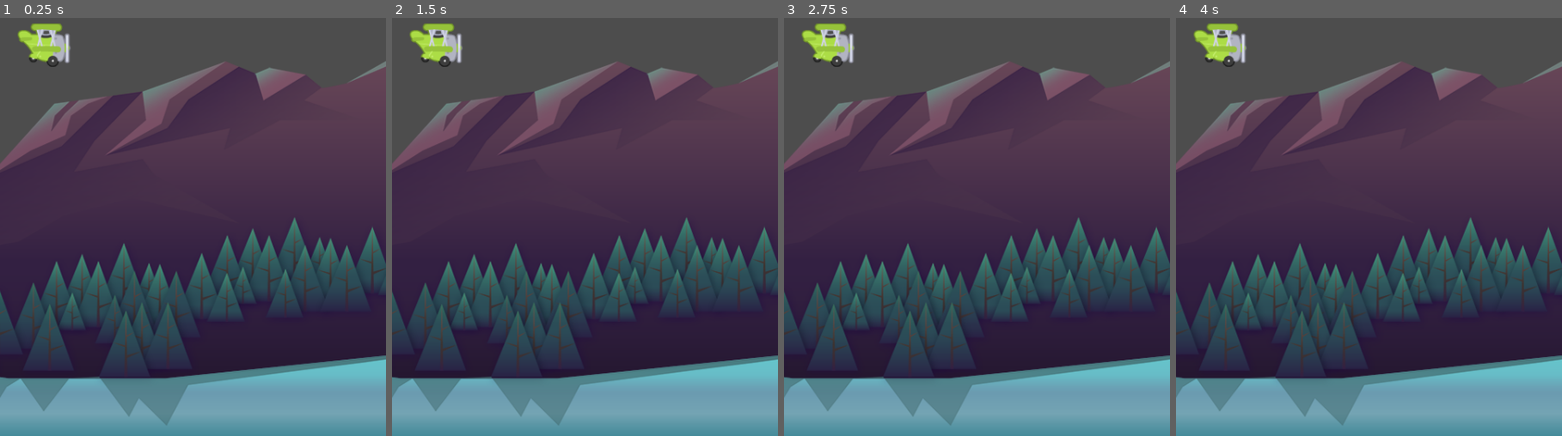
Above: before the commit, frames 1-4 (left to right).
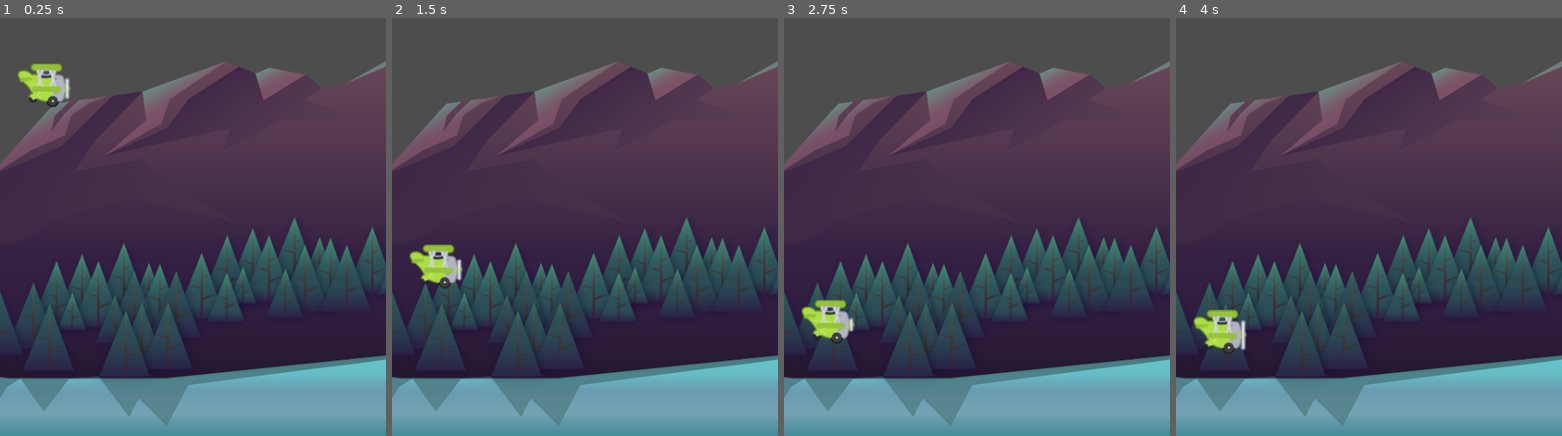
Above: after the commit, the same moments.

Repository: vanonselenp/jam
Game: Godot game, scene res://scenes/game/game.tscn
Two runs of this game, one before a commit and one after it. Both use one fixed random seed, a clock stepped at 60 frames per second and the inputs below. The project has no main scene, so this scene is started directly.
Inputs:
- Up to frame 1 (0.25 s): no input
- Up to frame 2 (1.5 s): tap Space (fly, bound only after the commit) at 0.6, 1.35 s
- Up to frame 3 (2.75 s): tap Space (fly, bound only after the commit) at 2.1 s
- Up to frame 4 (4 s): tap Space (fly, bound only after the commit) at 2.85, 3.6 s

The runs differ from the first frame. In frame 1, 1.8% of the frame differs, in the area x 4-19%, y 1-22%; in frame 2, 1.9%, in the area x 4-19%, y 1-65%; in frame 3, 1.8%; in frame 4, 1.9%.

Commit message:
main: progress

Diff:
--- a/jumpstart-godot/tappy/project.godot
+++ b/jumpstart-godot/tappy/project.godot
@@ -21,6 +21,14 @@
 window/dpi/allow_hidpi=false
 window/handheld/orientation=1
 
+[input]
+
+fly={
+"deadzone": 0.5,
+"events": [Object(InputEventKey,"resource_local_to_scene":false,"resource_name":"","device":-1,"window_id":0,"alt_pressed":false,"shift_pressed":false,"ctrl_pressed":false,"meta_pressed":false,"pressed":false,"keycode":0,"physical_keycode":32,"key_label":0,"unicode":32,"echo":false,"script":null)
+]
+}
+
 [rendering]
 
 renderer/rendering_method="mobile"
--- /dev/null
+++ b/jumpstart-godot/tappy/scenes/barrier/barrier.tscn
@@ -0,0 +1,10 @@
+[gd_scene load_steps=2 format=3 uid="uid://cxxs4jcind67j"]
+
+[sub_resource type="RectangleShape2D" id="RectangleShape2D_4rxbf"]
+size = Vector2(520, 20)
+
+[node name="Barrier" type="StaticBody2D"]
+
+[node name="CollisionShape2D" type="CollisionShape2D" parent="."]
+position = Vector2(237, 0)
+shape = SubResource("RectangleShape2D_4rxbf")
--- a/jumpstart-godot/tappy/scenes/game/game.tscn
+++ b/jumpstart-godot/tappy/scenes/game/game.tscn
@@ -1,7 +1,8 @@
-[gd_scene load_steps=3 format=3 uid="uid://c7ywl45418ju5"]
+[gd_scene load_steps=4 format=3 uid="uid://c7ywl45418ju5"]
 
 [ext_resource type="Texture2D" uid="uid://cl6yyut2d5l5w" path="res://assets/background/rocks_2.png" id="1_aod6g"]
 [ext_resource type="PackedScene" uid="uid://ba2u03d2pevfw" path="res://scenes/plane/plane.tscn" id="2_00mlv"]
+[ext_resource type="PackedScene" uid="uid://cxxs4jcind67j" path="res://scenes/barrier/barrier.tscn" id="3_77v7q"]
 
 [node name="Game" type="Node2D"]
 
@@ -11,3 +12,9 @@
 
 [node name="Plane" parent="." instance=ExtResource("2_00mlv")]
 position = Vector2(55, 368)
+
+[node name="Barrier" parent="." instance=ExtResource("3_77v7q")]
+position = Vector2(0, -13)
+
+[node name="Barrier2" parent="." instance=ExtResource("3_77v7q")]
+position = Vector2(0, 860)
--- /dev/null
+++ b/jumpstart-godot/tappy/scenes/plane/plane.gd
@@ -0,0 +1,34 @@
+extends CharacterBody2D
+
+
+@onready var animated_sprite_2d = $AnimatedSprite2D
+
+
+const GRAVITY: float = 1500.0
+const POWER: float = -500.0
+
+# Called when the node enters the scene tree for the first time.
+func _ready():
+	pass # Replace with function body.
+
+
+# Called every frame. 'delta' is the elapsed time since the previous frame.
+func _physics_process(delta):
+	fly(delta)
+
+	move_and_slide()
+
+	if is_on_floor():
+		animated_sprite_2d.stop()
+
+
+func fly(delta: float) -> void:
+	velocity.y += GRAVITY * delta
+
+	if Input.is_action_just_pressed("fly"):
+		velocity.y = POWER
+
+
+func death(delta: float) -> void:
+	set_physics_process(false)
+	animated_sprite_2d.stop()
--- a/jumpstart-godot/tappy/scenes/plane/plane.tscn
+++ b/jumpstart-godot/tappy/scenes/plane/plane.tscn
@@ -1,6 +1,7 @@
-[gd_scene load_steps=7 format=3 uid="uid://ba2u03d2pevfw"]
+[gd_scene load_steps=8 format=3 uid="uid://ba2u03d2pevfw"]
 
 [ext_resource type="Texture2D" uid="uid://dicsos2tpn8dl" path="res://assets/plane/planes_sheet.png" id="1_bcm35"]
+[ext_resource type="Script" path="res://scenes/plane/plane.gd" id="1_p5qhh"]
 
 [sub_resource type="AtlasTexture" id="AtlasTexture_jr6tf"]
 atlas = ExtResource("1_bcm35")
@@ -31,19 +32,21 @@
 }],
 "loop": true,
 "name": &"fly",
-"speed": 10.0
+"speed": 14.0
 }]
 
 [sub_resource type="CircleShape2D" id="CircleShape2D_pogt6"]
 radius = 25.0
 
 [node name="Plane" type="CharacterBody2D"]
+script = ExtResource("1_p5qhh")
 
 [node name="AnimatedSprite2D" type="AnimatedSprite2D" parent="."]
 scale = Vector2(0.75, 0.75)
 sprite_frames = SubResource("SpriteFrames_3tce6")
 animation = &"fly"
-frame_progress = 0.39829
+autoplay = "fly"
+frame_progress = 0.439042
 
 [node name="CollisionShape2D" type="CollisionShape2D" parent="."]
 shape = SubResource("CircleShape2D_pogt6")
